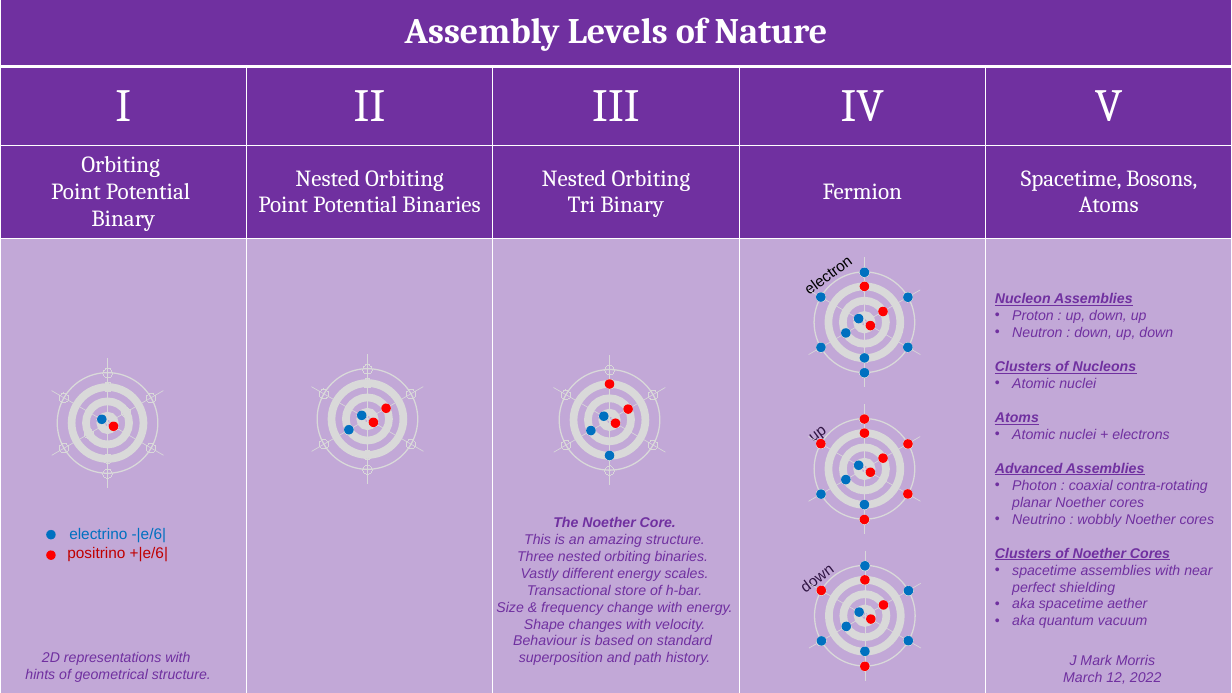
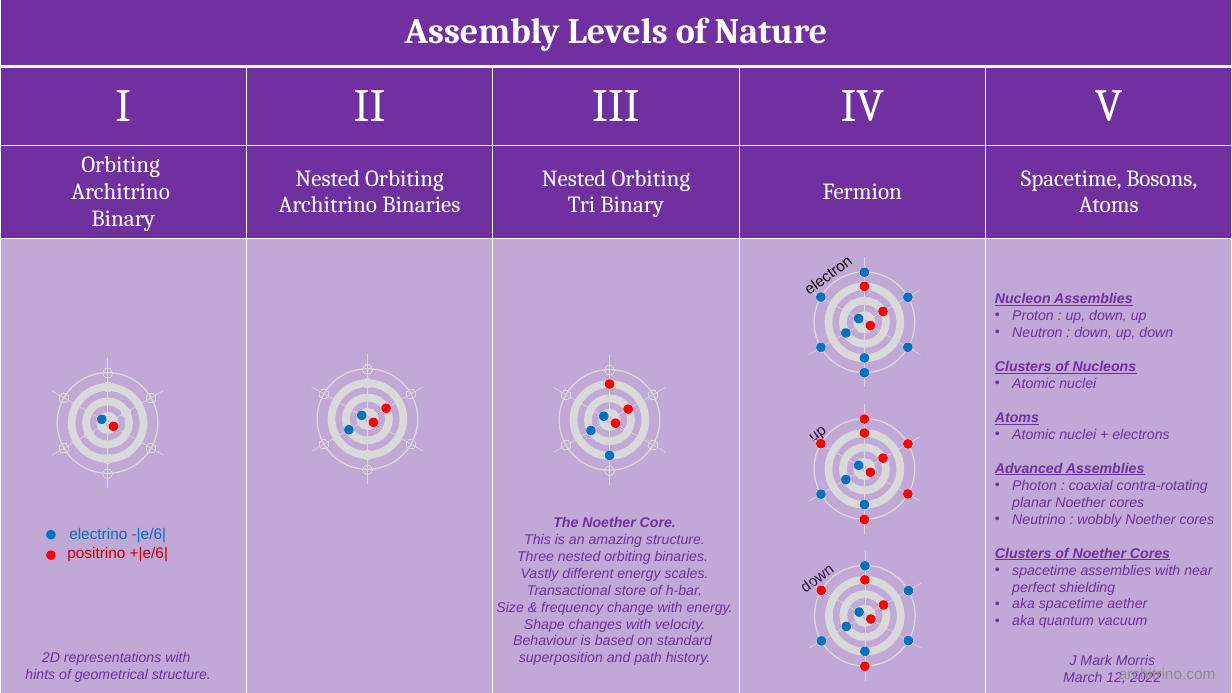
Before and after one commit to jmarkmorris/architrino, a slide deck: slide 4 of reference/archie/presentations/NPQG Assemblies - Intro.pptx. Drawn at 1232x693 pixels with LibreOffice and Linux fonts; fonts in the diff are those of the drawing. Boxes give left, top, right and bottom in pixels: in the first picture for what was removed or moved away, otherwise in the second. Text is boxed around its words. In the diff, an @@ line names an element or a change of style, - is before the commit and + after.

```diff
--- a/reference/archie/presentations/NPQG Assemblies - Intro.pptx
+++ b/reference/archie/presentations/NPQG Assemblies - Intro.pptx
@@ table at (0, 0, 1232, 693) @@
-row 3, column 1: Orbiting / Point Potential / Binary
+row 3, column 1: Orbiting / Architrino / Binary
-row 3, column 2: Nested Orbiting / Point Potential Binaries
+row 3, column 2: Nested Orbiting / Architrino Binaries
@@ text added at (1119, 668, 1216, 683), 12 pt, text #8C8C8C @@
+architrino.com
```
Also in this commit, not shown: 35 other slides changed, 22 other files.
